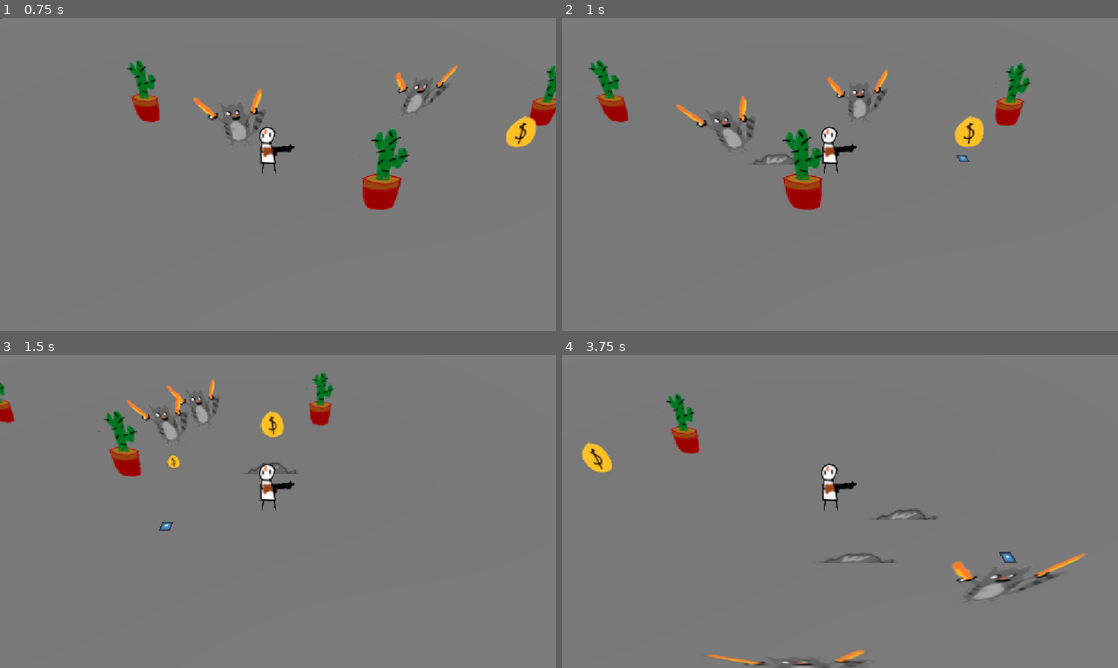
Above: before the commit, frames 1-4 (two rows, left to right).
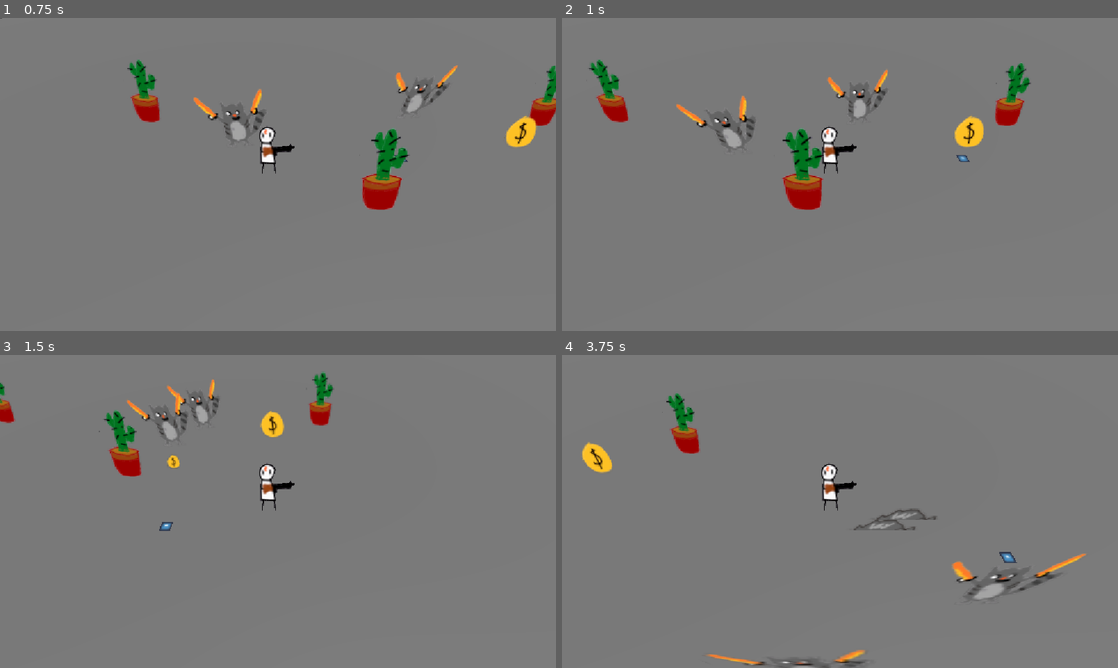
Above: after the commit, the same moments.

Repository: gmuGADIG/DEADSHOT
Game: Godot game, scene res://test_scenes/example_scene.tscn
Same seed, same stepped clock (60 frames per second), same inputs: the game is played once before the commit and once after it. This scene is started directly instead of the project's main scene. The engine's default icon, where the game draws it, is replaced by a stand-in: a white triangle on a blue panel in a dark square.
Inputs (mouse positions are in pixels of both pictures, inside the frame that each line leads up to):
- Up to frame 1 (0.75 s): move the mouse to (400, 158) at 0.52 s; press the mouse at (400, 158) at 0.53 s; hold D (move_right) from 0.53 s (still down)
- Up to frame 2 (1 s): keep holding D (move_right)
- Up to frame 3 (1.5 s): move the mouse to (166, 527) at 1.27 s; release D (move_right) at 1.28 s; release the mouse at (166, 527) at 1.28 s; hold S (move_down) from 1.28 s (still down); click (166, 527) at 1.35 s
- Up to frame 4 (3.75 s): move the mouse to (895, 442) at 2.02 s; release S (move_down) at 2.03 s; hold D (move_right) 2.03-2.78 s; hold E (interact) 2.03-2.78 s; click (895, 442) at 2.3 s; move the mouse to (812, 574) at 2.77 s; hold W (move_up) 2.78-3.53 s; tap Space (roll) at 2.85 s; click (812, 574) at 3.05 s; move the mouse to (1006, 558) at 3.52 s; press the mouse at (1006, 558) at 3.53 s; hold A (move_left) from 3.53 s (still down)

Frame 1 is identical in both runs. In frame 2, less than 0.1% of the frame differs, in the area x 33-42%, y 43-47%; in frame 3, less than 0.1%; in frame 4, 0.3%, in the area x 46-64%, y 52-67%.

Commit message:
Melee attacks show contact with players but damage isn't displayed—this issue is still being resolved.

Diff:
--- a/world/enemy/bird_swarm/bird_swarm_enemy.gd
+++ b/world/enemy/bird_swarm/bird_swarm_enemy.gd
@@ -2,22 +2,56 @@
 extends EnemyBase
 
 var timer : float = 0.0;
+const MELEE_RANGE: float = 2.0
+const MELEE_DAMAGE: int = 10
+
 
 func fireHomingBird() -> void:
 	var homingBird: HomingBird = preload("res://world/enemy/bird_swarm/homing_bird.tscn").instantiate()
 	get_tree().current_scene.add_child(homingBird)
+
+	homingBird.atk_damage = 1
+
 	homingBird.fire(self,player.global_position - self.global_position)
 
 func hostile() -> void:
 	#spawn projectiles when closing in on player
 	timer += get_process_delta_time();
 
-	if(timer >= 0.9):
-		fireHomingBird()
-		timer = 0;
+	var distance_to_player: float = global_position.distance_to(player.global_position)
+
+	if distance_to_player > MELEE_RANGE:
+		if(timer >= 0.9):
+			fireHomingBird()
+			timer = 0;
+	else:
+		attack()
+		timer = 0
+
+
 	set_movement_target(player.global_position);
 	should_move = not is_close_to_destination();
 
+
+
 func attack() -> void:
 	#damage player when close
-	pass
+	if not player:
+		return
+
+	var distance_to_player: float = global_position.distance_to(player.global_position)
+
+	if distance_to_player <= MELEE_RANGE:
+		print("BirdSwarm launches melee attack!")
+
+		if player.has_method("take_damage"):
+			player.take_damage(10)
+			print("Melee attack! Deal 10 damage")
+		elif player.has_method("damage"):
+			player.damage(10)
+			print("Melee attack! Deal 10 damage")
+		elif player.has_method("hurt"):
+			player.hurt(10)
+			print("Melee attack! Deal 10 damage")
+		else:
+			push_warning("BirdSwarm: Player has no damage method")
--- /dev/null
+++ b/world/enemy/bird_swarm/damage.gd
@@ -0,0 +1,5 @@
+class_name Damage
+extends RefCounted
+
+var amount: int
+var source: Node3D
--- a/world/enemy/bird_swarm/homing_bird.gd
+++ b/world/enemy/bird_swarm/homing_bird.gd
@@ -3,6 +3,7 @@
 
 @export var homingBirdSpeed: float = 6.0
 var home_direction: Vector3
+
 
 func _ready() -> void:
 	area_entered.connect(_on_area_entered)
@@ -23,9 +24,11 @@
 func _on_area_entered(area: Area3D) -> void:
 	print(area)
 	if area is Hurtbox:
+		print("Hite")
 		var hurtbox : Hurtbox = area
 		var dmg := DamageInfo.new(atk_damage, atk_source, atk_knockback, velocity.normalized())
 		var did_damage := hurtbox.hit(dmg)
 
 		if did_damage:
+			print("-1")
 			queue_free()
--- a/world/player/player.tscn
+++ b/world/player/player.tscn
@@ -56,6 +56,7 @@
 [node name="HurtboxComponent" type="Area3D" parent="." node_paths=PackedStringArray("health_component")]
 script = ExtResource("7_d3e1v")
 health_component = NodePath("HealthComponent")
+allowed_damage_sources = Array[int]([1, 2])
 metadata/_custom_type_script = "uid://lxg83i28nlul"
 
 [node name="CollisionShape3D" type="CollisionShape3D" parent="HurtboxComponent"]
Not shown, added: world/enemy/bird_swarm/damage.gd.uid
Not shown: 1 places in world/player/player.tscn that only renumber resources
